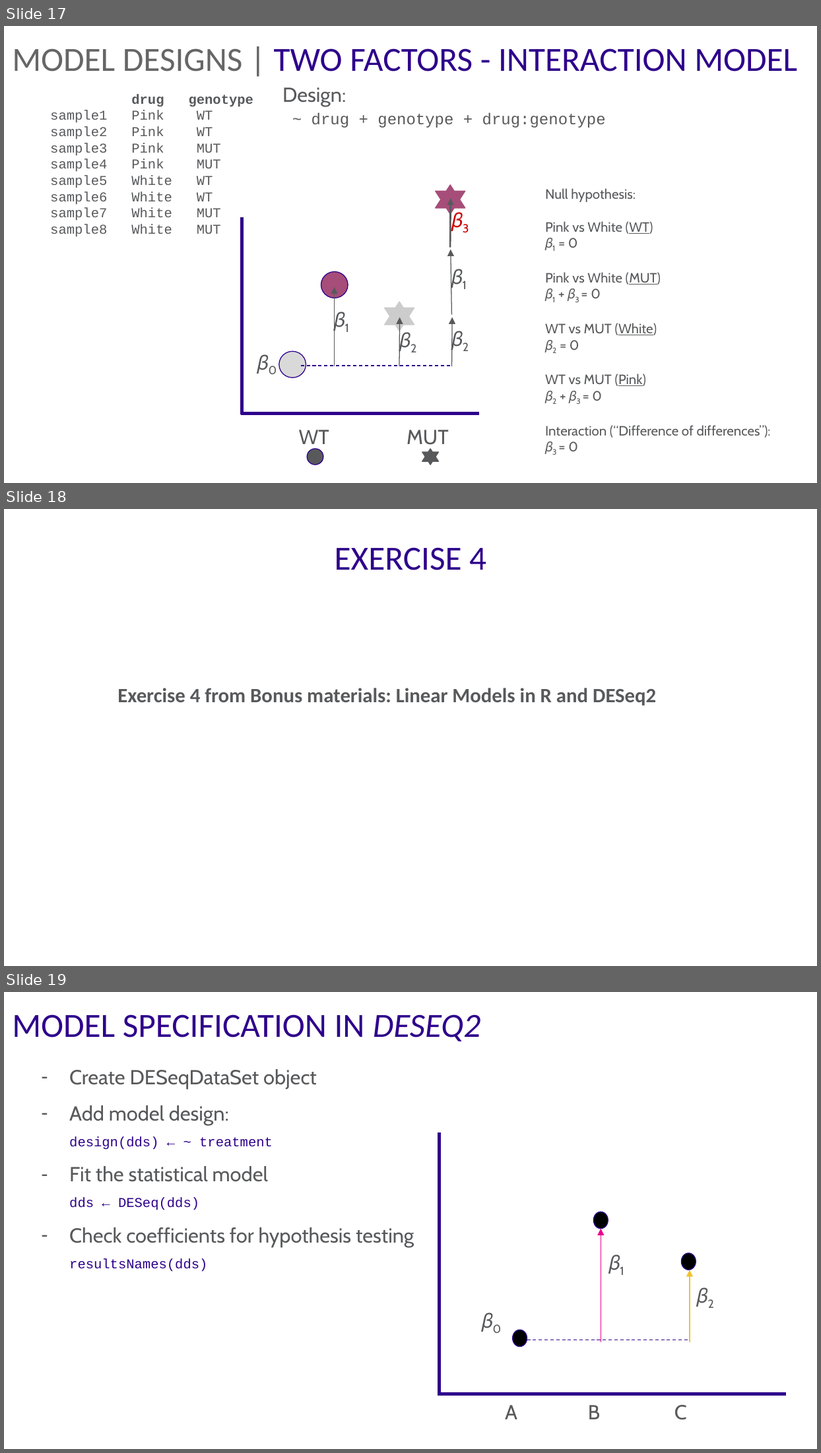
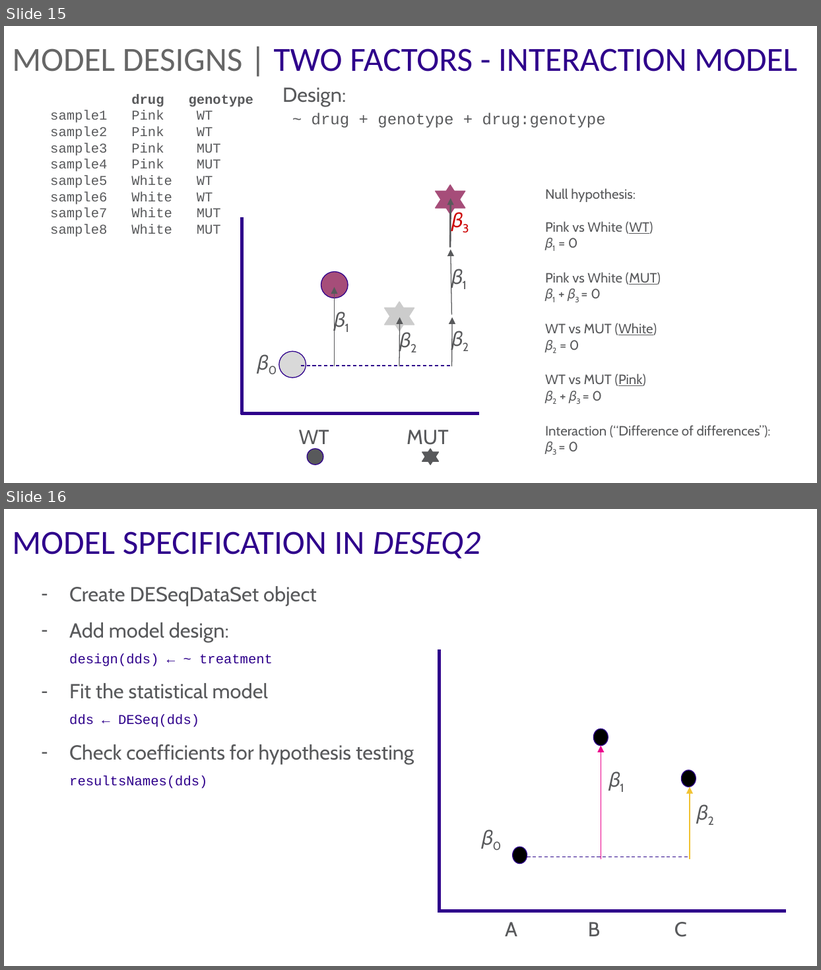
Before and after one commit to bioinformatics-core-shared-training/Bulk_RNAseq_Course_Base, a slide deck: additional_scripts_and_materials/07_Statistics_2.pptx. Shown one above the other, each under a label of ours: slides 17, 18 and 19 before the commit, slides 15 and 16 after it. The pictures are 821x1453 and 821x970 pixels, drawn with LibreOffice and Linux fonts; fonts in the diff are those of the drawing. Boxes give left, top, right and bottom in pixels: in the first picture for what was removed or moved away, otherwise in the second. Text is boxed around its words. In the diff, an @@ line names an element or a change of style, - is before the commit and + after.

Commit message:
Remove exercise slides

```diff
--- a/additional_scripts_and_materials/07_Statistics_2.pptx
+++ b/additional_scripts_and_materials/07_Statistics_2.pptx
@@ slide 18 removed at (x1=4, y1=509, x2=817, y2=966), background #FFFFFF @@
@@ title removed at (x1=335, y1=547, x2=486, y2=570) @@
-EXERCISE 4
@@ text removed at (x1=118, y1=688, x2=656, y2=706) @@
-Exercise 4 from Bonus materials: Linear Models in R and DESeq2
@@ what was slide 17 is now slide 15 @@
@@ what was slide 19 is now slide 16 @@
```
Also in this commit, not shown: 2 other slides removed, 1 other file.
